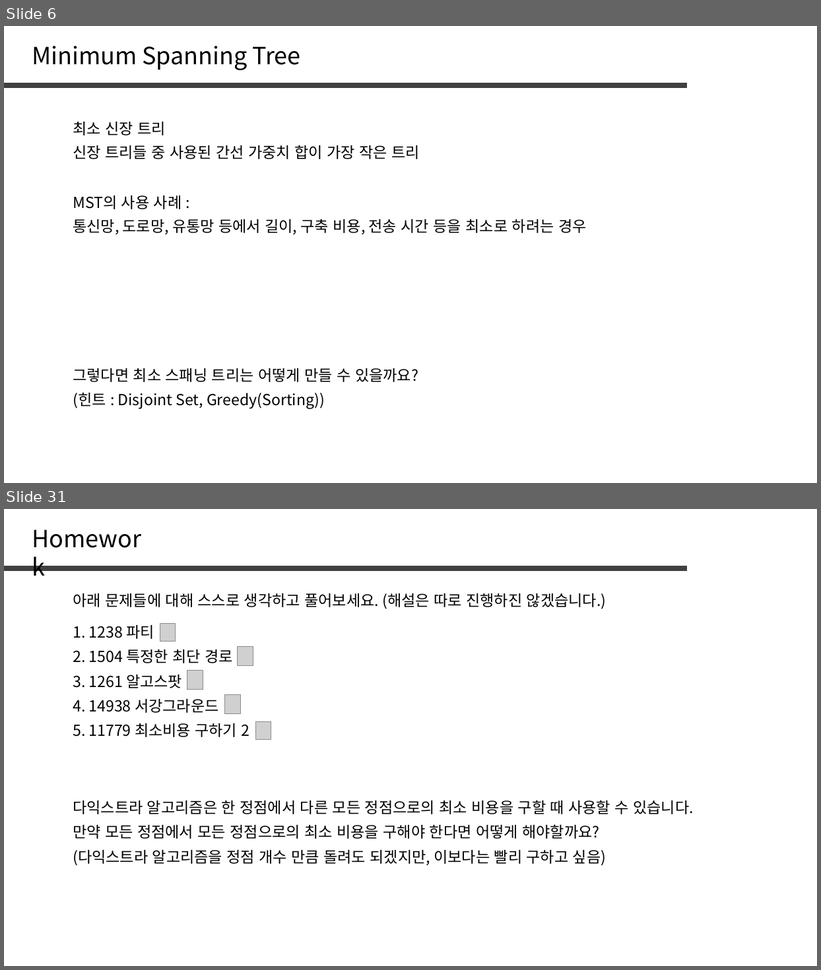
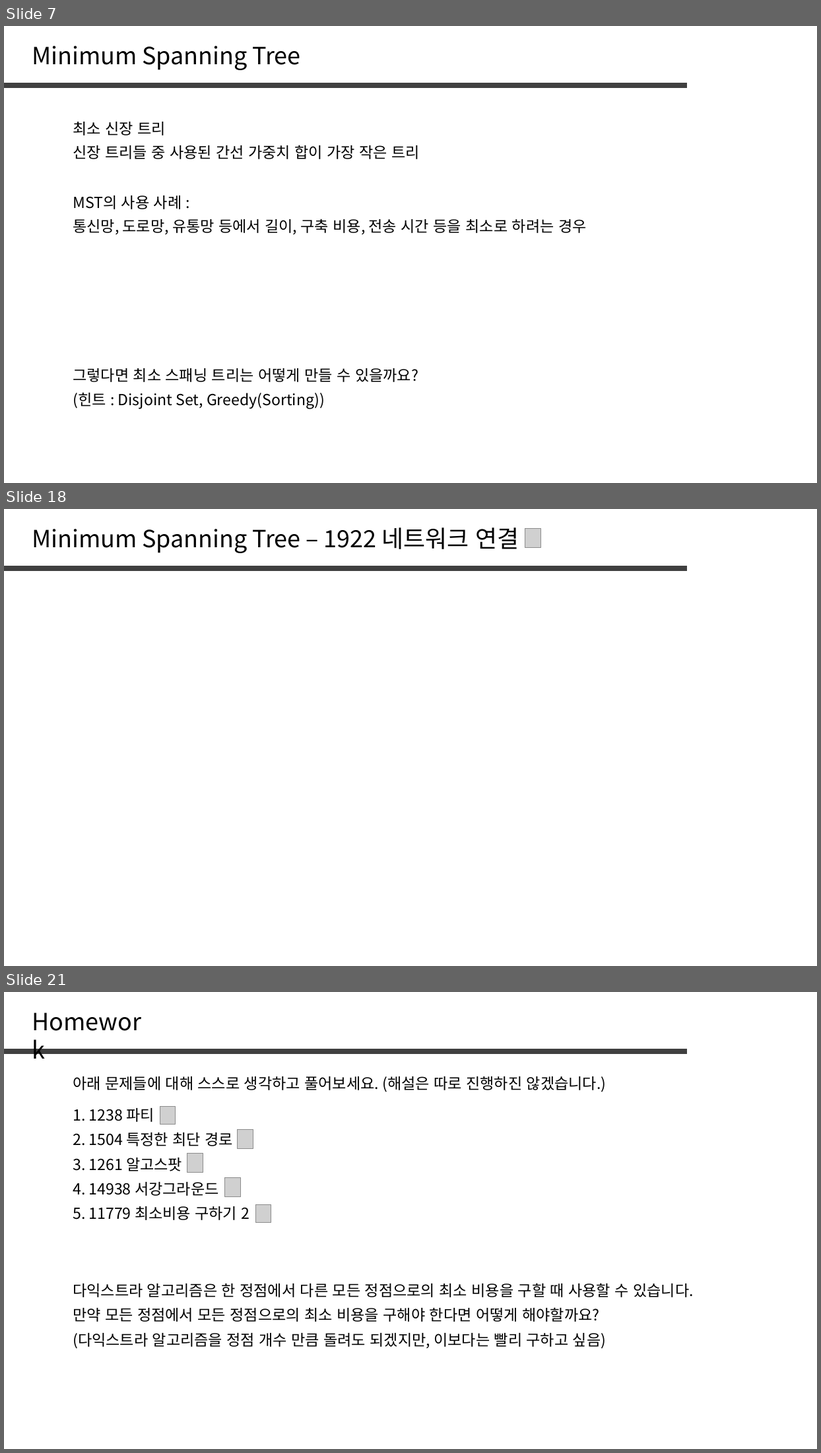
Before and after one commit to jaehoo1/PS-study, a slide deck: study/14_Minimum Spanning Tree, Kruskal.pptx. Shown one above the other, each under a label of ours: slides 6 and 31 before the commit, slides 7, 18 and 21 after it; the slides between them are not shown. The pictures are 821x970 and 821x1453 pixels, drawn with LibreOffice and Linux fonts; fonts in the diff are those of the drawing; grey boxes stand for pictures. Boxes give left, top, right and bottom in pixels: in the first picture for what was removed or moved away, otherwise in the second. Text is boxed around its words. In the diff, an @@ line names an element or a change of style, - is before the commit and + after.

```diff
--- a/study/14_Minimum Spanning Tree, Kruskal.pptx
+++ b/study/14_Minimum Spanning Tree, Kruskal.pptx
@@ slide 18 added at bbox=[4, 509, 817, 966], background #FFFFFF @@
@@ text added at bbox=[32, 527, 519, 553], 28 pt, text #000000 @@
+Minimum Spanning Tree – 1922 네트워크 연결
@@ picture added at bbox=[525, 529, 541, 547] @@
@@ line added from (4, 568) to (687, 568), #404040 6 pt @@
@@ what was slide 6 is now slide 7 @@
@@ what was slide 31 is now slide 21 @@
```
Also in this commit, not shown: 2 slides changed, 11 other slides added, 22 slides removed.
